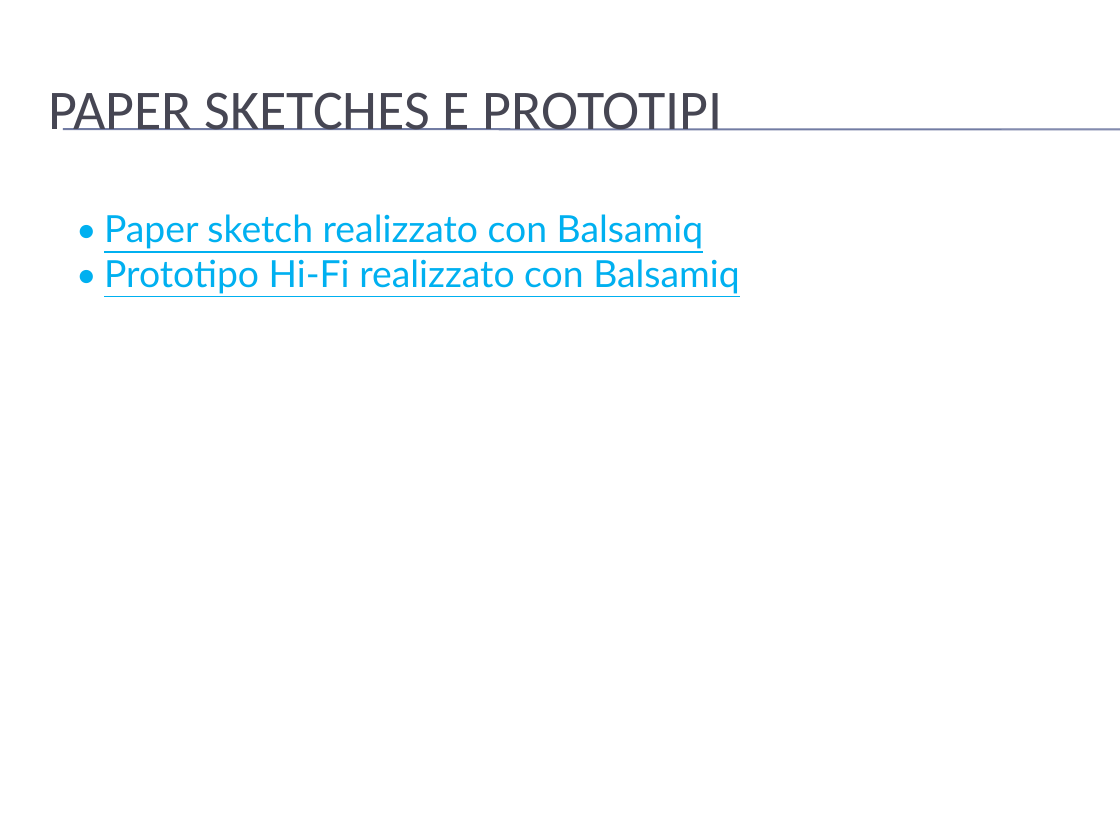
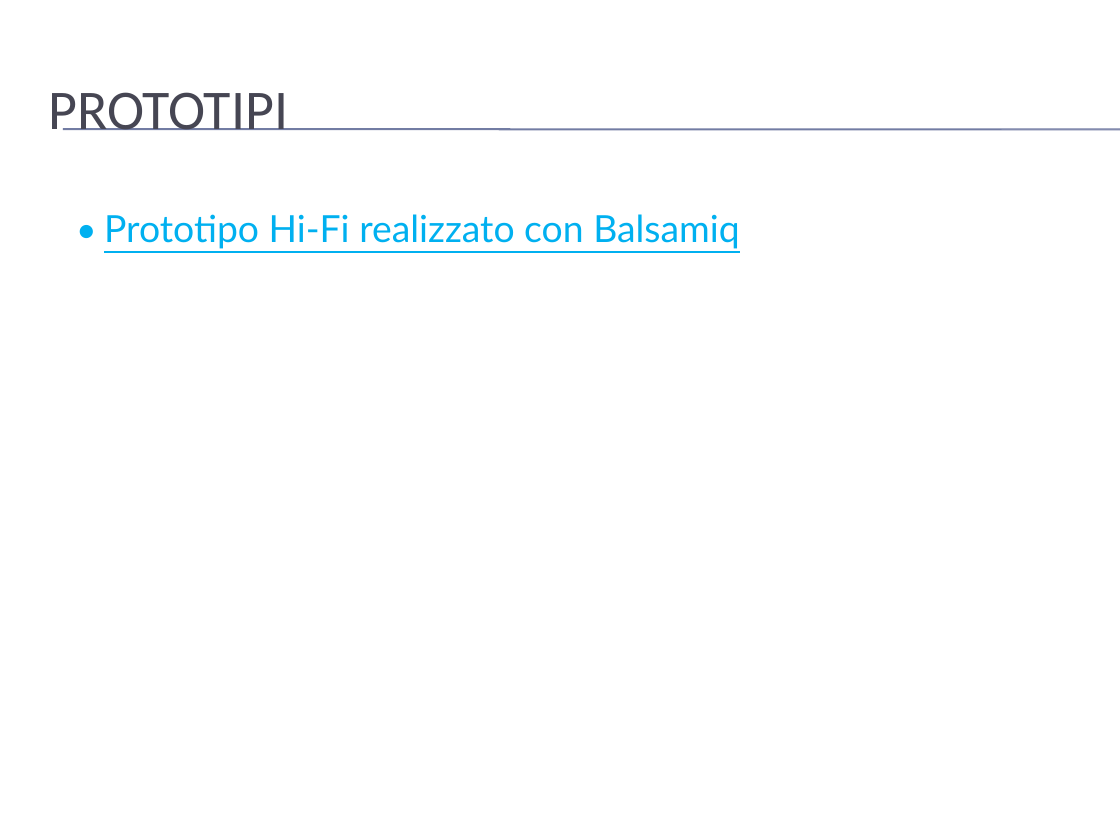
Before and after one commit to mario-santoro/Bullyingless, a slide deck: slide 14 of Assignment n.4/presentazione.pptx. Drawn at 1120x840 pixels with LibreOffice and Linux fonts; fonts in the diff are those of the drawing; background and template pictures are left out. Boxes give left, top, right and bottom in pixels: in the first picture for what was removed or moved away, otherwise in the second. Text is boxed around its words. In the diff, an @@ line names an element or a change of style, - is before the commit and + after.

```diff
--- a/Assignment n.4/presentazione.pptx
+++ b/Assignment n.4/presentazione.pptx
@@ title at [48, 92, 288, 130]: text changed @@
-PAPER SKETCHES E PROTOTIPI
+PROTOTIPI
@@ text at [104, 214, 704, 249]: paragraph removed @@
-• Paper sketch realizzato con Balsamiq
```
Also in this commit, not shown: 13 other slides changed, 1 slide removed.
